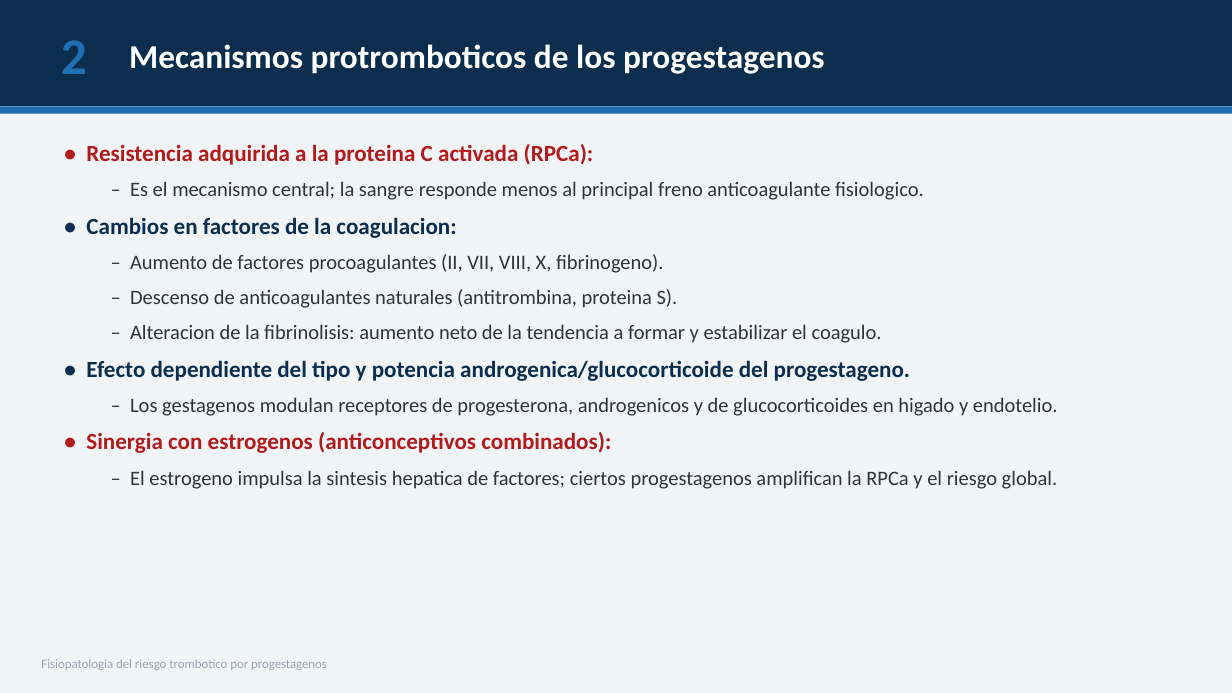
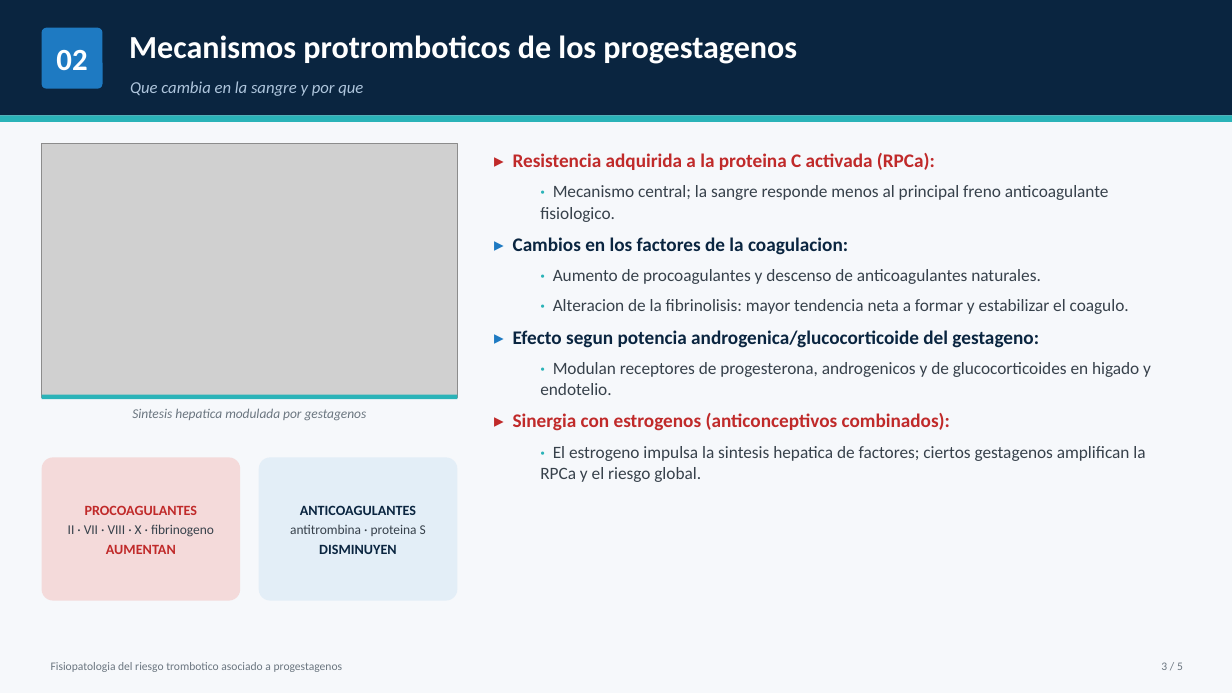
Before and after one commit to camiquime98/luminoche-web, a slide deck: slide 3 of presentacion/Fisiopatologia_riesgo_trombotico_progestagenos.pptx. Drawn at 1232x693 pixels with LibreOffice and Linux fonts; fonts in the diff are those of the drawing; grey boxes stand for pictures. Boxes give left, top, right and bottom in pixels: in the first picture for what was removed or moved away, otherwise in the second. Text is boxed around its words. In the diff, an @@ line names an element or a change of style, - is before the commit and + after.

```diff
--- a/presentacion/Fisiopatologia_riesgo_trombotico_progestagenos.pptx
+++ b/presentacion/Fisiopatologia_riesgo_trombotico_progestagenos.pptx
@@ background #F2F5F8 to #F6F8FB @@
@@ rectangle: place and size @@
-rectangle at (0,0,1232,106)
+rectangle at (0,0,1232,116)
@@ rectangle at (0,0,1232,116): fill #0B2E4F to #0A2540 @@
@@ rounded rectangle added at (42,28,103,89), fill #1E7AC2 @@
@@ text "Mecanismos protromboticos de los progestagenos": place and size @@
-text "Mecanismos protromboticos de los progestagenos" at (129,44,825,74)
+text "Mecanismos protromboticos de los progestagenos" at (129,35,797,64)
@@ text "Mecanismos protromboticos de los progestagenos" at (129,35,797,64): size 26 to 25 pt; vertical alignment middle to top @@
@@ text added at (56,50,87,70), 24 pt, text #FFFFFF, bold @@
+02
@@ text removed at (61,40,87,74) @@
-2
@@ text added at (130,81,363,96), 13 pt, text #AEC5DC, italic @@
+Que cambia en la sangre y por que
@@ rectangle: place and size @@
-rectangle at (0,106,1232,114)
+rectangle at (0,116,1232,122)
@@ rectangle at (0,116,1232,122): fill #1F6FB2 to #2AB3B8 @@
@@ picture added at (42,143,457,397) @@
@@ text at (513,153,1151,482): text changed; size 16 to 13.5 pt; text colour #333333 to #37414B @@
-• Resistencia adquirida a la proteina C activada (RPCa):
-  – Es el mecanismo central; la sangre responde menos al principal freno anticoagulante fisiologico.
-• Cambios en factores de la coagulacion:
-  – Aumento de factores procoagulantes (II, VII, VIII, X, fibrinogeno).
-  – Descenso de anticoagulantes naturales (antitrombina, proteina S).
-  – Alteracion de la fibrinolisis: aumento neto de la tendencia a formar y estabilizar el coagulo.
-• Efecto dependiente del tipo y potencia androgenica/glucocorticoide del progestageno.
-  – Los gestagenos modulan receptores de progesterona, androgenicos y de glucocorticoides en higado y endotelio.
-• Sinergia con estrogenos (anticonceptivos combinados):
-  – El estrogeno impulsa la sintesis hepatica de factores; ciertos progestagenos amplifican la RPCa y el riesgo global.
+▸ Resistencia adquirida a la proteina C activada (RPCa):
+  · Mecanismo central; la sangre responde menos al principal freno anticoagulante fisiologico.
+▸ Cambios en los factores de la coagulacion:
+  · Aumento de procoagulantes y descenso de anticoagulantes naturales.
+  · Alteracion de la fibrinolisis: mayor tendencia neta a formar y estabilizar el coagulo.
+▸ Efecto segun potencia androgenica/glucocorticoide del gestageno:
+  · Modulan receptores de progesterona, androgenicos y de glucocorticoides en higado y endotelio.
+▸ Sinergia con estrogenos (anticonceptivos combinados):
+  · El estrogeno impulsa la sintesis hepatica de factores; ciertos gestagenos amplifican la RPCa y el riesgo global.
@@ rectangle added at (42,395,457,399), fill #2AB3B8 @@
@@ text added at (132,408,367,420), 10.5 pt, text #6B7680, italic @@
+Sintesis hepatica modulada por gestagenos
@@ rounded rectangle added at (42,457,240,601), fill #F4DADA @@
@@ rounded rectangle added at (259,457,457,601), fill #E3EEF7 @@
@@ text added at (68,505,214,554), 10.5 pt, text #37414B @@
+PROCOAGULANTES
+II · VII · VIII · X · fibrinogeno
+AUMENTAN
@@ text added at (290,505,426,554), 11 pt, text #0A2540, bold @@
+ANTICOAGULANTES
+antitrombina · proteina S
+DISMINUYEN
@@ text at (51,662,343,672): text changed; size 10 to 9 pt; text colour #9AA5B1 to #6B7680 @@
-Fisiopatologia del riesgo trombotico por progestagenos
+Fisiopatologia del riesgo trombotico asociado a progestagenos
@@ text added at (1161,662,1183,670), 9 pt, text #6B7680 @@
+3 / 5
```
Also in this commit, not shown: 4 other slides changed, 6 other files.
